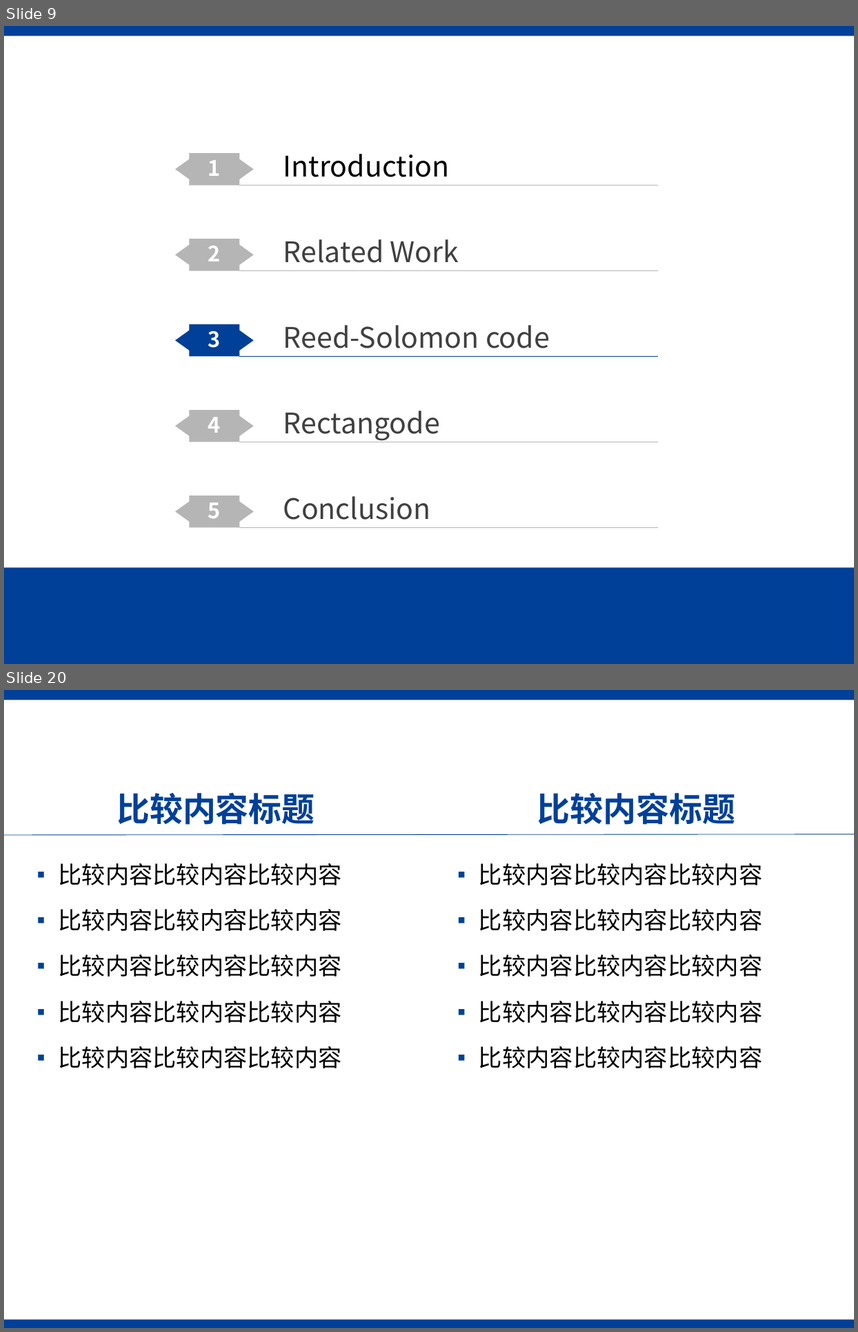
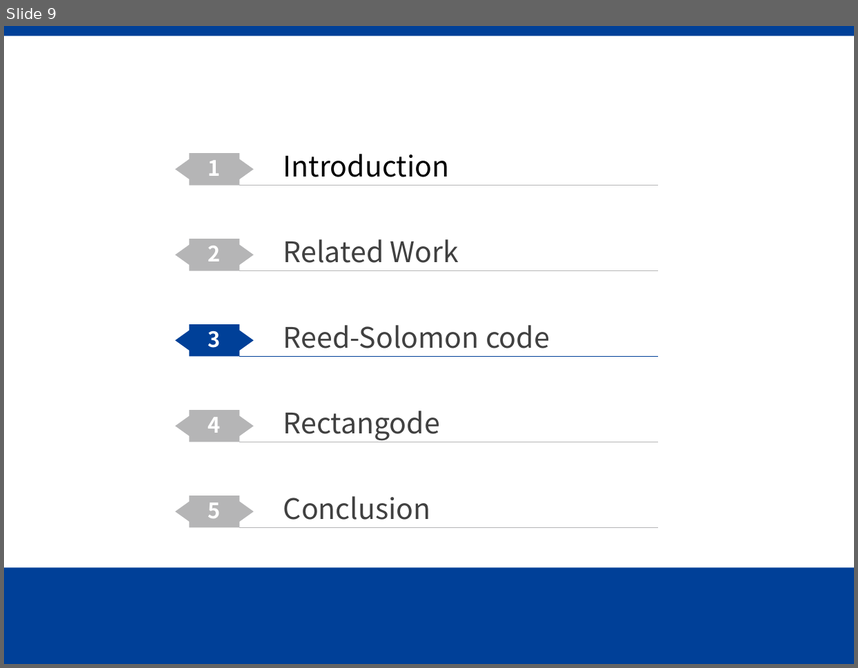
Before and after one commit to Gazer2020/Rectangode, a slide deck: slides.pptx. Shown one above the other, each under a label of ours: slides 9 and 20 before the commit, slide 9 after it; the slides between them are not shown. The pictures are 858x1332 and 858x668 pixels, drawn with LibreOffice and Linux fonts; fonts in the diff are those of the drawing; background and template pictures are left out. Boxes give left, top, right and bottom in pixels: in the first picture for what was removed or moved away, otherwise in the second. Text is boxed around its words. In the diff, an @@ line names an element or a change of style, - is before the commit and + after.

```diff
--- a/slides.pptx
+++ b/slides.pptx
@@ slide 20 removed at box(4, 690, 854, 1328), background #FFFFFF; not listed: 1 template element that a slide beside it also shows @@
@@ text removed at box(771, 719, 824, 745) @@
-Page .
@@ page number removed at box(813, 719, 854, 745) @@
-20
@@ title removed at box(116, 792, 314, 825) @@
-比较内容标题
@@ text removed at box(537, 792, 735, 825) @@
-比较内容标题
@@ line removed from (4, 834) to (854, 834) @@
@@ text removed at box(58, 863, 341, 1068) @@
-▪ 比较内容比较内容比较内容
-▪ 比较内容比较内容比较内容
-▪ 比较内容比较内容比较内容
-▪ 比较内容比较内容比较内容
-▪ 比较内容比较内容比较内容
@@ text removed at box(479, 863, 762, 1068) @@
-▪ 比较内容比较内容比较内容
-▪ 比较内容比较内容比较内容
-▪ 比较内容比较内容比较内容
-▪ 比较内容比较内容比较内容
-▪ 比较内容比较内容比较内容
@@ rectangle removed at box(4, 1319, 854, 1328) @@
```
Also in this commit, not shown: 4 slides changed, 11 slides added, 14 other slides removed, 3 other files.
